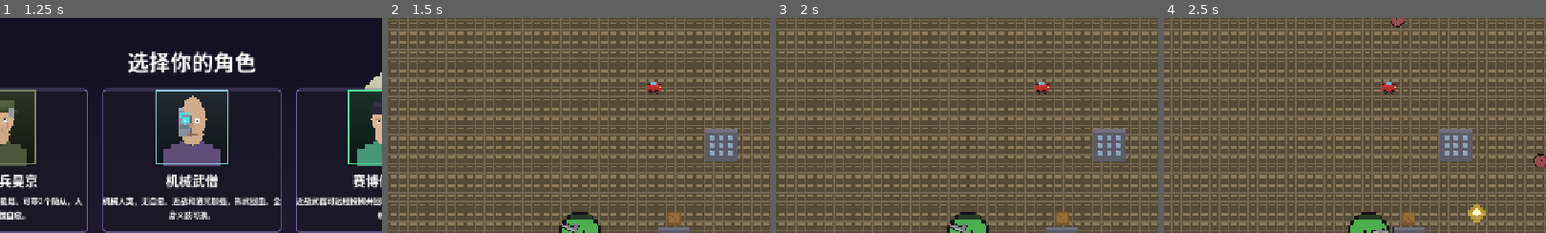
Above: before the commit, frames 1-4 (left to right).
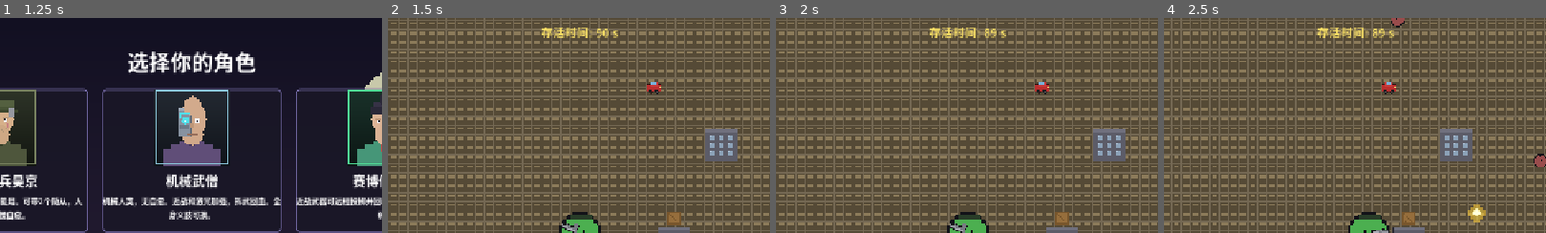
Above: after the commit, the same moments.

Repository: dongchenshenggithub/mini_zambie
Game: Godot game, scene res://scenes/menus/main_menu.tscn
The game is run twice, just before and just after one commit, with the same random seed, the same clock (stepped at 60 frames per second) and the same inputs.
Inputs (mouse positions are % of the whole screen's width and height, from its top left):
- Up to frame 1 (1.25 s): click "开始游戏" at 0.5 s
- Up to frame 2 (1.5 s): click (25, 33) at 1.27 s
- Up to frame 3 (2 s): no input
- Up to frame 4 (2.5 s): move the mouse to (72, 45) at 2.02 s; press the mouse at (72, 45) at 2.03 s; hold D (move_right) from 2.03 s (still down)
The pictures show only the part of the screen within x 25-75%, y 0-50%; the shares and areas given below are measured in that part.

Frame 1 is identical in both runs. In frame 2, 0.6% of the frame differs, in the area x 40-61%, y 4-10%; in frame 3, 0.6%; in frame 4, 0.6%.

Commit message:
feat: 楼层改为限时无限刷怪（survive 模式）
- 旧逻辑：每关只刷 3 波(waves_per_floor)，3 波刷完需清场才过关——用户不想要。
- 新逻辑（限时无限刷怪）：
  - wave_spawner.gd 新增 floor_duration(默认90s)，_physics_process 改为持续按
    spawn_interval 刷波，_floor_time 累计到 floor_duration 即发 floor_cleared，
    与屏幕上剩余僵尸数无关。
  - 难度随波次+楼层递增（floor_offset=(floor-1)*3），仍受 max_zombies_on_screen 上限约束。
  - start_floor() 重置 _floor_time/_wave_number/_spawn_timer，每关从干净状态开始。
  - HUD 顶部新增存活倒计时显示（WaveSpawner.get_time_remaining），Boss 层显示 BOSS 提示。
- 验证：_floor_timer_test.gd FLOOR_TIMER PASS（玩家不开火、不杀怪，楼层仍 1→2 推进，
  波次达 8 远超旧 3 波上限）；回归 _combat_test COMBAT_PASS / _e2e_test E2E_PASS /
  _floor_reset_test FLOOR_RESET PASS / _smoke_test SMOKE_DONE / _map_test MAP_PASS。

Diff:
--- /dev/null
+++ b/scripts/_floor_timer_test.gd
@@ -0,0 +1,84 @@
+## Regression for survive-mode floors (timer-based clear, infinite spawning).
+## Boots the real game, makes the player invincible, and switches the floor to a
+## short timer (6s) with NO kill requirement. The player never fires, so zombies
+## are never cleared by the player. If the floor still advances, it proves the
+## new timer-based clear (not the old "clear all zombies" rule), and that waves
+## spawn continuously past the old 3-wave/floor cap.
+## Not part of the game.
+extends SceneTree
+
+const CharRegistryScript = preload("res://scripts/systems/character_registry.gd")
+const MainMenuScript = preload("res://scripts/menus/main_menu.gd")
+const CharSelectScript = preload("res://scripts/menus/character_select.gd")
+
+var _obs := false
+var _done := false
+var _t := 0.0
+var _start_floor := 1
+
+
+func _initialize() -> void:
+	change_scene_to_file("res://scenes/menus/main_menu.tscn")
+	await create_timer(0.4).timeout
+	var mm = current_scene
+	if not (mm is MainMenuScript):
+		print("FLOOR_TIMER FAIL: main_menu not loaded"); quit(); return
+
+	mm._on_start_pressed()
+	await create_timer(0.4).timeout
+	var cs = current_scene
+	if not (cs is CharSelectScript):
+		print("FLOOR_TIMER FAIL: char_select not loaded"); quit(); return
+
+	var all = CharRegistryScript.get_all()
+	if all.is_empty():
+		print("FLOOR_TIMER FAIL: no characters"); quit(); return
+	cs._on_select(all[0])
+	await create_timer(0.6).timeout
+	var gs = current_scene
+	if gs == null or gs.get("current_floor") == null:
+		print("FLOOR_TIMER FAIL: game_scene not loaded"); quit(); return
+
+	var p = gs.get("player")
+	if p != null and p.get("stats") != null:
+		p.stats.max_health = 1e9
+		p.stats.current_health = 1e9
+
+	# Switch to survive-mode: a 6s timer, no kill requirement.
+	var ws = gs.get("wave_spawner")
+	if ws == null:
+		print("FLOOR_TIMER FAIL: no wave_spawner"); quit(); return
+	ws.floor_duration = 6.0
+
+	_start_floor = int(gs.get("current_floor"))
+	print("FLOOR_TIMER start_floor=%d" % _start_floor)
+
+	_obs = true
+	_t = 0.0
+
+
+func _process(delta: float) -> bool:
+	if not _obs or _done:
+		return false
+	_t += delta
+	if _t < 11.0:
+		return false
+
+	_done = true
+	var gs = current_scene
+	var end_floor = int(gs.get("current_floor")) if gs != null else -1
+	var waves = int(Game.current_wave)
+	var p = gs.get("player") if gs != null else null
+	var player_alive = is_instance_valid(p) and p.stats.current_health > 0
+
+	# The player never fired, so under the OLD logic (clear all zombies) the
+	# floor would never advance. Advancing proves the timer-based clear.
+	var advanced = end_floor > _start_floor
+	# Old logic capped spawning at 3 waves/floor; survive-mode must exceed it.
+	var continuous = waves > 3
+	var ok = advanced and continuous and player_alive
+	print("FLOOR_TIMER end_floor=%d waves=%d player_alive=%s" % [end_floor, waves, player_alive])
+	print("FLOOR_TIMER advanced=%s continuous=%s" % [advanced, continuous])
+	print("FLOOR_TIMER %s" % ("PASS" if ok else "FAIL"))
+	quit()
+	return false
--- a/scripts/systems/wave_spawner.gd
+++ b/scripts/systems/wave_spawner.gd
@@ -26,13 +26,17 @@
 @export var max_zombies_on_screen: int = 30
 @export var spawn_radius_min: float = 400.0
 @export var spawn_radius_max: float = 600.0
-@export var waves_per_floor: int = 3
+## Survive-mode: a floor ends when this many seconds have elapsed — NOT when a
+## fixed number of zombies is killed. Waves keep spawning indefinitely until the
+## timer runs out (difficulty escalates, capped by max_zombies_on_screen).
+@export var floor_duration: float = 90.0
 
 var _spawn_timer: float = 0.0
 var _wave_number: int = 0
 var _is_waving: bool = false
 var _waves_this_floor: int = 0
 var _floor_active: bool = false
+var _floor_time: float = 0.0
 
 
 signal wave_started(wave_num: int)
@@ -40,24 +44,40 @@
 signal floor_cleared(floor_num: int)
 
 
+func _ready() -> void:
+	add_to_group("wave_spawner")
+
+
+func get_time_remaining() -> float:
+	return maxf(0.0, floor_duration - _floor_time)
+
+
+func get_floor_progress() -> float:
+	return clampf(_floor_time / floor_duration, 0.0, 1.0)
+
+
 func _physics_process(delta: float) -> void:
 	if not (_is_waving and _floor_active):
 		return
 
-	# Once every wave for this floor has been spawned, wait for the player to
-	# clear the screen before signalling the floor as complete.
-	if _waves_this_floor >= waves_per_floor:
-		if get_tree().get_nodes_in_group("zombie").size() == 0:
-			_floor_active = false
-			floor_cleared.emit(Game.current_floor)
+	_floor_time += delta
+
+	# Survive-mode: keep spawning waves on the interval until the floor timer
+	# expires. Difficulty escalates with the within-floor wave count plus the
+	# current floor, and is capped by max_zombies_on_screen. The floor ends on
+	# the timer, NOT when the screen is cleared.
+	if _floor_time < floor_duration:
+		_spawn_timer -= delta
+		if _spawn_timer <= 0.0:
+			var player = get_tree().get_first_node_in_group("player") as Player
+			if player and get_tree().get_nodes_in_group("zombie").size() < max_zombies_on_screen:
+				spawn_wave()
+			_spawn_timer = spawn_interval
 		return
 
-	_spawn_timer -= delta
-	if _spawn_timer <= 0:
-		var player = get_tree().get_first_node_in_group("player") as Player
-		if player and get_tree().get_nodes_in_group("zombie").size() < max_zombies_on_screen:
-			spawn_wave()
-		_spawn_timer = spawn_interval
+	# Timer elapsed: the floor is cleared regardless of remaining zombies.
+	_floor_active = false
+	floor_cleared.emit(Game.current_floor)
 
 
 func start_waving() -> void:
@@ -68,6 +88,9 @@
 
 func start_floor() -> void:
 	_waves_this_floor = 0
+	_wave_number = 0
+	_floor_time = 0.0
+	_spawn_timer = 0.0
 	_floor_active = true
 
 
@@ -81,12 +104,17 @@
 	_waves_this_floor += 1
 	wave_started.emit(_wave_number)
 	Game.advance_wave()
+	# Difficulty scales with the within-floor wave count AND the current floor,
+	# so later floors start meaner. The on-screen count still caps at
+	# max_zombies_on_screen.
+	var floor_offset := (Game.current_floor - 1) * 3
+	var diff_wave := _wave_number + floor_offset
 	var count = minf(zombies_per_wave + _wave_number, max_zombies_on_screen)
 	var player = get_tree().get_first_node_in_group("player") as Player
 	if not player:
 		return
 	for i in range(count):
-		var zombie = create_zombie(_roll_zombie_type(_wave_number))
+		var zombie = create_zombie(_roll_zombie_type(diff_wave))
 		if zombie:
 			var angle = randf() * TAU
 			var dist = randf_range(spawn_radius_min, spawn_radius_max)
--- a/scripts/ui/hud.gd
+++ b/scripts/ui/hud.gd
@@ -17,6 +17,7 @@
 var _toast_timer: float = 0.0
 var _weapon_icons: HBoxContainer = null
 var _last_weapon_sig: String = ""
+var _floor_timer_label: Label = null
 
 
 func _ready() -> void:
@@ -48,6 +49,16 @@
 	panel.add_child(_weapon_icons)
 	if bottom_bar:
 		bottom_bar.add_child(panel)
+
+	# Top-center survive-timer (survive-mode floors) / BOSS banner.
+	_floor_timer_label = Label.new()
+	_floor_timer_label.name = "FloorTimerLabel"
+	_floor_timer_label.set_anchors_preset(Control.PRESET_TOP_WIDE)
+	_floor_timer_label.horizontal_alignment = HORIZONTAL_ALIGNMENT_CENTER
+	_floor_timer_label.offset_top = 8.0
+	_floor_timer_label.add_theme_color_override("font_color", Color(1.0, 0.9, 0.4, 1.0))
+	_floor_timer_label.add_theme_font_size_override("font_size", 20)
+	add_child(_floor_timer_label)
 
 
 ## Briefly show a message near the top-center (used for pickups, etc.).
@@ -81,6 +92,14 @@
 		wave_label.text = "波次: %d" % Game.current_wave
 	if level_label:
 		level_label.text = "等级: %d" % Game.current_level
+
+	if _floor_timer_label:
+		if get_tree().get_nodes_in_group("boss").size() > 0:
+			_floor_timer_label.text = "BOSS 战 — 击败它！"
+		else:
+			var ws = get_tree().get_first_node_in_group("wave_spawner") as WaveSpawner
+			if ws:
+				_floor_timer_label.text = "存活时间: %.0f s" % ws.get_time_remaining()
 
 	if player and player.inventory:
 		var dur_text := ""
Not shown, added: scripts/_floor_reset_test.gd.uid
